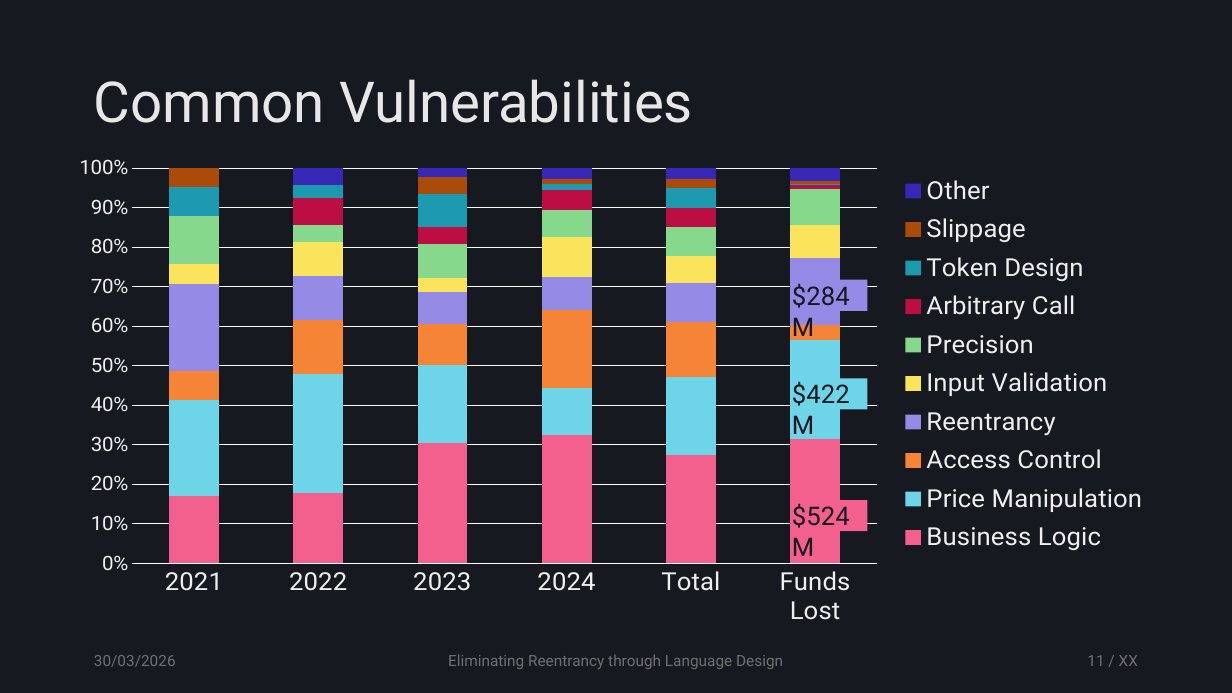
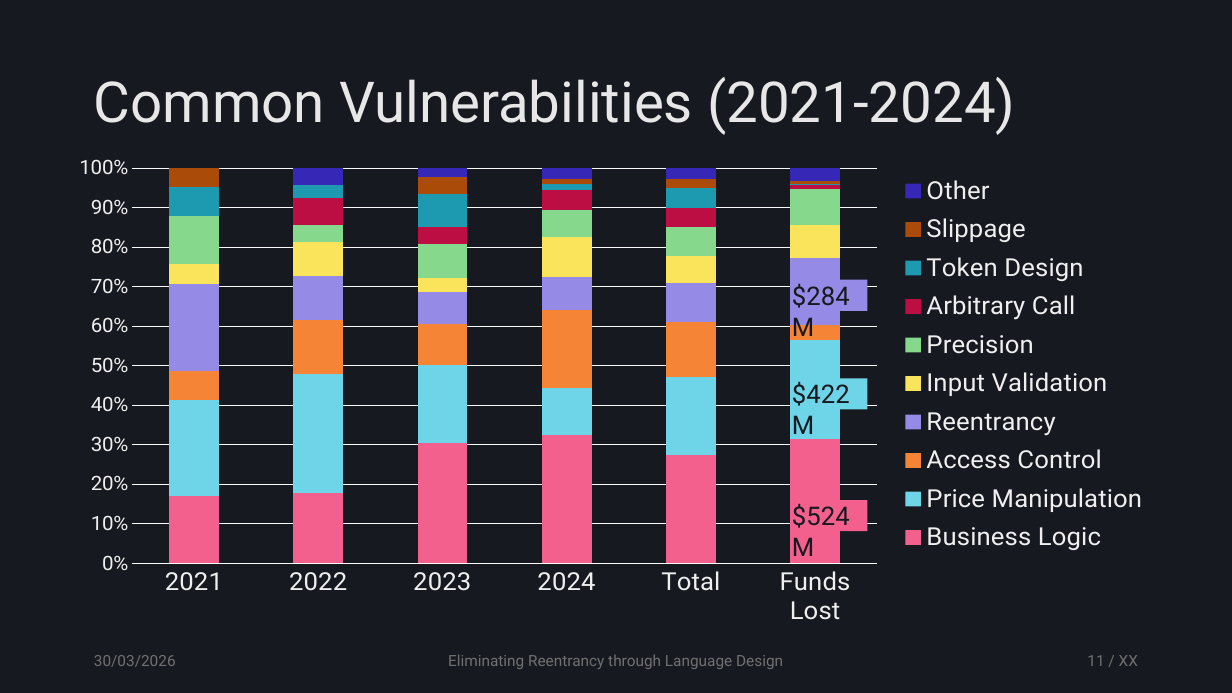
Before and after one commit to tzann/thesis, a slide deck: slide 11 of doc/presentation/Thesis.pptx. Drawn at 1232x693 pixels with LibreOffice and Linux fonts; fonts in the diff are those of the drawing. Boxes give left, top, right and bottom in pixels: in the first picture for what was removed or moved away, otherwise in the second. Text is boxed around its words. In the diff, an @@ line names an element or a change of style, - is before the commit and + after.

```diff
--- a/doc/presentation/Thesis.pptx
+++ b/doc/presentation/Thesis.pptx
@@ title at (94,77,1015,135): text changed @@
-Common Vulnerabilities
+Common Vulnerabilities (2021-2024)
```
Also in this commit, not shown: 7 other slides changed, 1 slide added.
